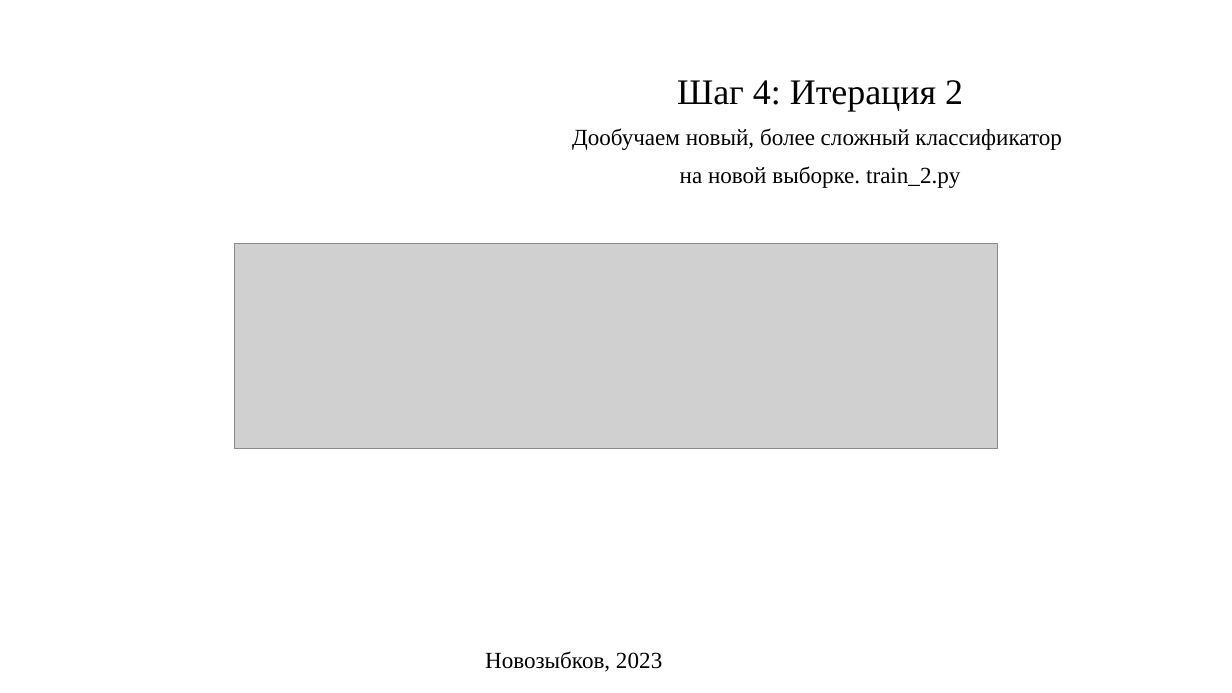
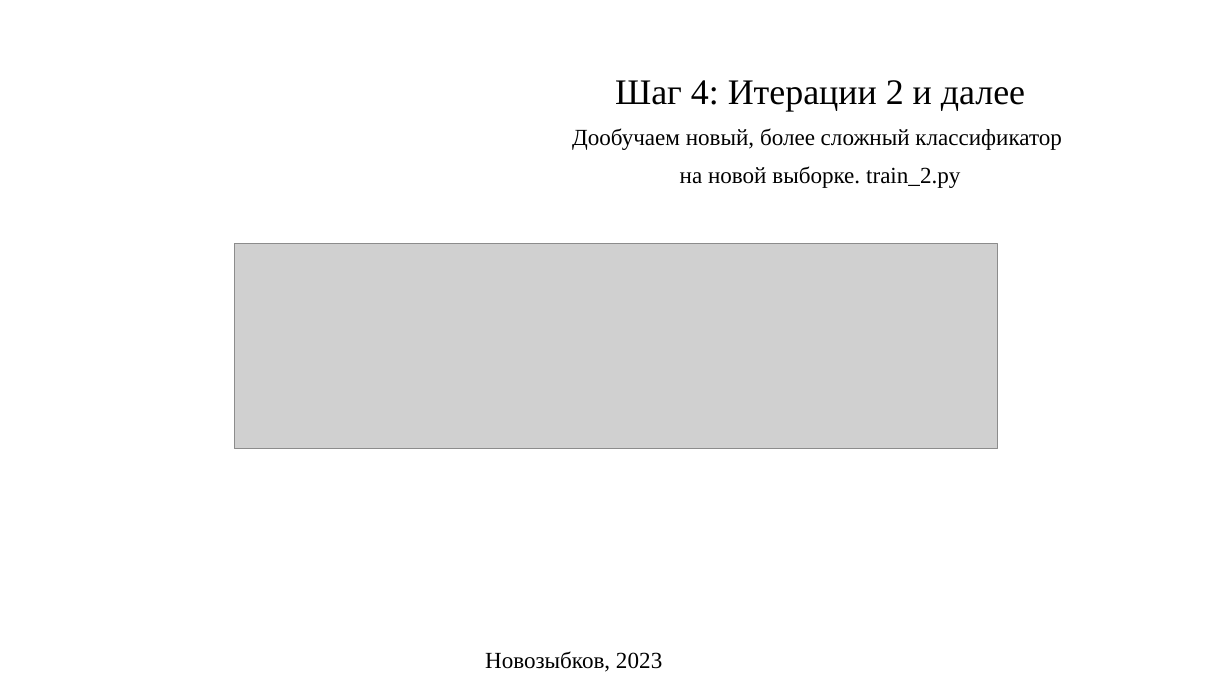
Before and after one commit to steelfeet/19.05.23-969064-farma, a slide deck: slide 7 of Презентация_v1.pptx. Drawn at 1232x693 pixels with LibreOffice and Linux fonts; fonts in the diff are those of the drawing; grey boxes stand for pictures; background and template pictures are left out. Boxes give left, top, right and bottom in pixels: in the first picture for what was removed or moved away, otherwise in the second. Text is boxed around its words. In the diff, an @@ line names an element or a change of style, - is before the commit and + after.

```diff
--- a/Презентация_v1.pptx
+++ b/Презентация_v1.pptx
@@ text at (615,80,1025,112): text changed @@
-Шаг 4: Итерация 2
+Шаг 4: Итерации 2 и далее
```
Also in this commit, not shown: 2 other slides changed, 1 slide added, 1 slide removed, 1 other file.
